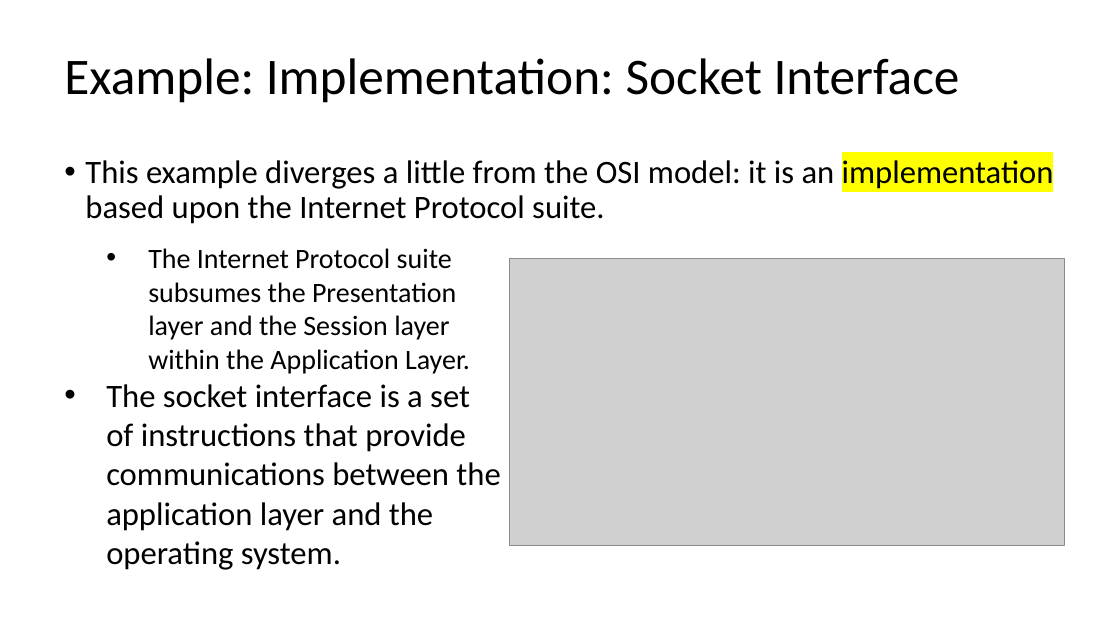
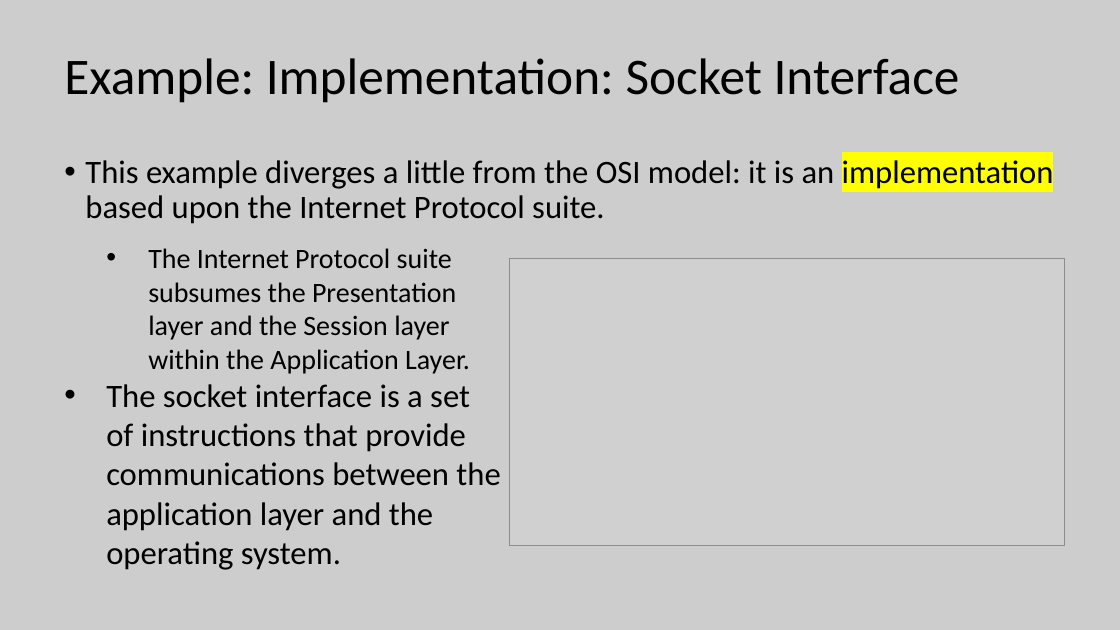
Before and after one commit to lukacassar/hw, a slide deck: slide 57 of CCE2414/1. Networking Foundations.pptx. Drawn at 1120x630 pixels with LibreOffice and Linux fonts; fonts in the diff are those of the drawing; grey boxes stand for pictures. Boxes give left, top, right and bottom in pixels: in the first picture for what was removed or moved away, otherwise in the second. Text is boxed around its words. In the diff, an @@ line names an element or a change of style, - is before the commit and + after.

```diff
--- a/CCE2414/1. Networking Foundations.pptx
+++ b/CCE2414/1. Networking Foundations.pptx
@@ background #FFFFFF to #CDCDCD @@
```
Also in this commit, not shown: 121 other slides changed.
